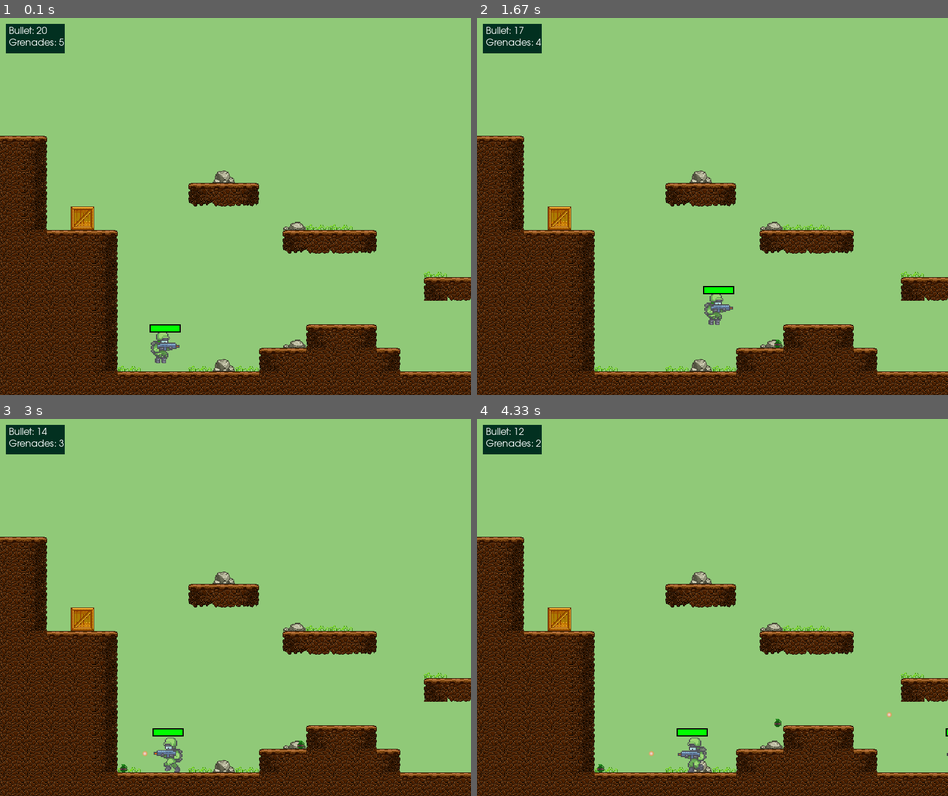
Above: before the commit, frames 1-4 (two rows, left to right).
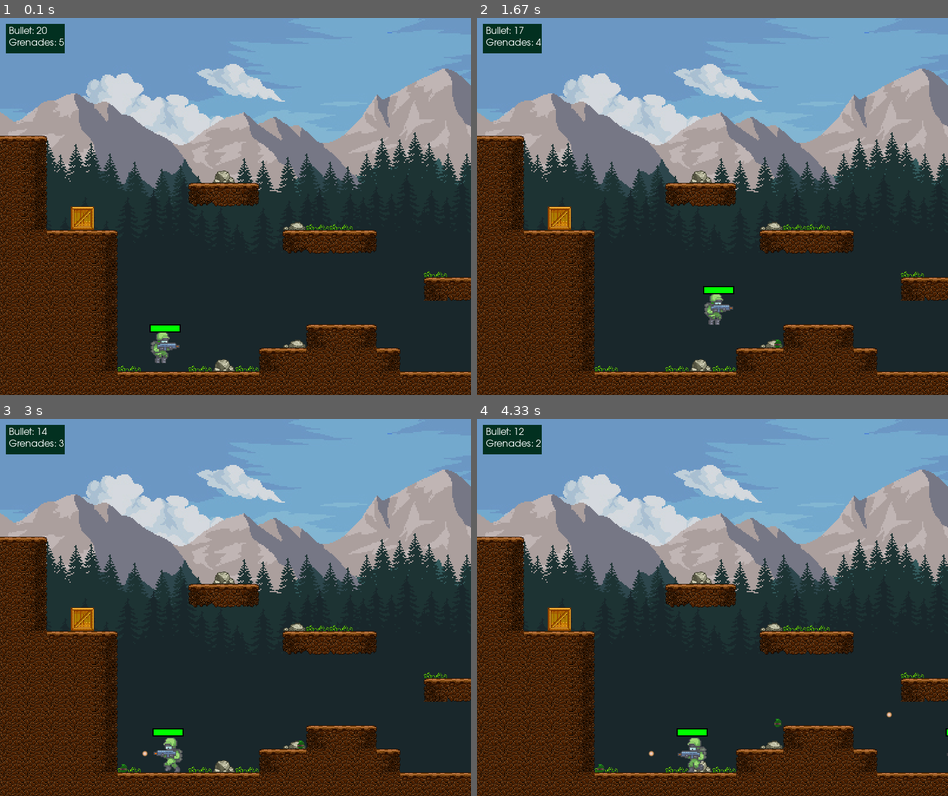
Above: after the commit, the same moments.

Repository: kus0023/shooter-game-pygame
Game: pygame game, started from src/main.py
The game is run twice, just before and just after one commit, with the same random seed, the same clock (stepped at 60 frames per second) and the same inputs.
Inputs:
- Up to frame 1 (0.1 s): no input
- Up to frame 2 (1.67 s): tap Space at 0.33, 0.73, 1.03, 1.23, 1.57 s; hold D 0.67-1.13 s; tap F at 0.82 s; hold W 1.17-1.47 s; hold D from 1.5 s (still down)
- Up to frame 3 (3 s): tap Space at 1.87, 2.07, 2.37, 2.63, 2.93 s; release D at 1.97 s; hold A 2-2.53 s; tap F at 2.15 s; hold A 2.57-2.97 s
- Up to frame 4 (4.33 s): hold W 3-3.37 s; tap Space at 3.07, 3.47, 3.77, 4.13 s; hold D 3.4-4.03 s; tap F at 3.55 s; hold A from 4.07 s (still down)

The runs differ from the first frame. In frame 1, 74% of the frame differs, in the area x 0-100%, y 0-94%; in frame 2, 74%; in frame 3, 74%; in frame 4, 74%.

Commit message:
PART 11 | Screen Scrolling (https://www.youtube.com/watch?v=JTM8_pcQOUU&list=PLjcN1EyupaQm20hlUE11y9y8EY2aXLpnv&index=11&pp=iAQB)

Diff:
--- a/src/main.py
+++ b/src/main.py
@@ -14,11 +14,14 @@
 
 # Game variable
 GRAVITY = 0.75
-level = 1
 ROWS = 16
 COLS = 150
 TILE_SIZE = SCREEN_HEIGHT // ROWS
 TILE_TYPES = 21
+SCROLL_THRESH = 200
+level = 1
+screen_scroll = 0
+bg_scroll = 0
 
 
 # movement
@@ -63,10 +66,28 @@
     "Ammo": ammo_box_img,
     "Grenade": grenade_box_img,
 }
+pine1_img = pygame.image.load("src/assets/img/background/pine1.png").convert_alpha()
+pine2_img = pygame.image.load("src/assets/img/background/pine2.png").convert_alpha()
+mountain_img = pygame.image.load(
+    "src/assets/img/background/mountain.png"
+).convert_alpha()
+sky_img = pygame.image.load("src/assets/img/background/sky_cloud.png").convert_alpha()
 
 
 def draw_bg():
     screen.fill(BG)
+    width = sky_img.get_width()
+    for x in range(5):
+        pos_x = (x * width) - bg_scroll * 0.5
+        screen.blit(sky_img, (pos_x, 0))
+        pos_x = (x * width) - bg_scroll * 0.6
+        screen.blit(
+            mountain_img, (pos_x, SCREEN_HEIGHT - mountain_img.get_height() - 300)
+        )
+        pos_x = (x * width) - bg_scroll * 0.7
+        screen.blit(pine1_img, (pos_x, SCREEN_HEIGHT - pine1_img.get_height() - 150))
+        pos_x = (x * width) - bg_scroll * 0.8
+        screen.blit(pine2_img, (pos_x, SCREEN_HEIGHT - pine2_img.get_height()))
 
 
 class Soldier(pygame.sprite.Sprite):
@@ -130,6 +151,7 @@
                 self.kill()
 
     def move(self, moving_left, moving_right):
+        screen_scroll = 0
         dx = 0
         dy = 0
 
@@ -162,6 +184,8 @@
             # collision in horizontal direction
             if tile[1].colliderect(dx + self.rect.x, self.rect.y, width, height):
                 dx = 0
+                if self.char_type == "enemy":
+                    self.direction *= -1
             # collision in vertical direction
             if tile[1].colliderect(self.rect.x, self.rect.y + dy, width, height):
                 dy = 0
@@ -174,8 +198,24 @@
                     dy = tile[1].top - self.rect.bottom
                     self.in_air = False
 
+        # update scroll as player move
+        if self.char_type == "player":
+            if (
+                self.rect.right > SCREEN_WIDTH - SCROLL_THRESH
+                and bg_scroll < world.level_length * TILE_SIZE - SCREEN_WIDTH
+                or self.rect.left < SCROLL_THRESH
+                and bg_scroll > abs(dx)
+            ):
+                self.rect.x -= dx
+                screen_scroll = -dx
+
+            # stop player if going outside screen
+            if self.rect.left + dx < 0 or self.rect.right + dx > SCREEN_WIDTH:
+                dx = 0
+
         self.rect.x += dx
         self.rect.y += dy
+        return screen_scroll
 
     def shoot(self):
         if self.shoot_cooldown == 0 and self.ammo > 0:
@@ -201,6 +241,7 @@
             self.grenades -= 1
 
     def bot_movement(self):
+        global screen_scroll
         if self.is_alive:
 
             # check if player is in sight meaning in front of enemy at certain distance
@@ -216,6 +257,7 @@
                 self.move(False, False)
                 self.shoot()
                 self.update_action("Idle")
+                self.rect.x += screen_scroll
                 return  # don't Run the below code Just stop and shoot
 
             # choose random time from 1 to 15 second
@@ -248,6 +290,8 @@
                 self.update_action("Run")
 
             self.rest_time += 1
+
+            self.rect.x += screen_scroll
 
     def __get_animation_dict(self, scale: int):
         # It will create a dictionary of all images I have for all the actions
@@ -333,6 +377,7 @@
         self.obstacle_list: list[tuple[pygame.Surface, pygame.Rect]] = []
 
     def process_data(self, world_data):
+        self.level_length = len(world_data[0])
         # iterating through all the top left point of tile
 
         player = None
@@ -373,6 +418,7 @@
 
     def draw(self):
         for obs in self.obstacle_list:
+            obs[1].x += screen_scroll
             screen.blit(obs[0], obs[1])
 
 
@@ -381,6 +427,9 @@
         super().__init__(*groups)
         self.image = image
         self.rect = self.image.get_rect(**position)
+
+    def update(self):
+        self.rect.x += screen_scroll
 
 
 class Water(Decorations):
@@ -411,6 +460,7 @@
                 player.grenades = min(player.grenades + 5, player.max_grenades)
 
             self.kill()
+        self.rect.x += screen_scroll
 
 
 class AmmoUI(pygame.sprite.Sprite):
@@ -449,7 +499,7 @@
         self.direction = direction
 
     def update(self):
-        self.rect.x += self.speed * self.direction
+        self.rect.x += self.speed * self.direction + screen_scroll
         # check if bullet is off the screen then destory it
         if self.rect.right < 0 or self.rect.left > SCREEN_WIDTH:
             self.kill()
@@ -486,7 +536,7 @@
 
     def update(self):
         self.vel_y += GRAVITY
-        dx = self.direction * self.speed
+        dx = self.direction * self.speed + screen_scroll
         dy = self.vel_y
 
         # check collision with ground
@@ -551,6 +601,7 @@
             self.frame_index %= len(self.images)
 
     def update(self):
+        self.rect.x += screen_scroll
         self.animation_update()
         if self.frame_index >= len(self.images) - 1:
             self.kill()
@@ -596,6 +647,7 @@
 
     draw_bg()
     world.draw()
+    decoration_group.update()
     decoration_group.draw(screen)
     player.update()
     player.draw()
@@ -634,7 +686,8 @@
         else:
             player.update_action("Idle")
 
-        player.move(moving_left, moving_right)
+        screen_scroll = player.move(moving_left, moving_right)
+        bg_scroll -= screen_scroll
 
     for event in pygame.event.get():
         if event.type == pygame.QUIT:
